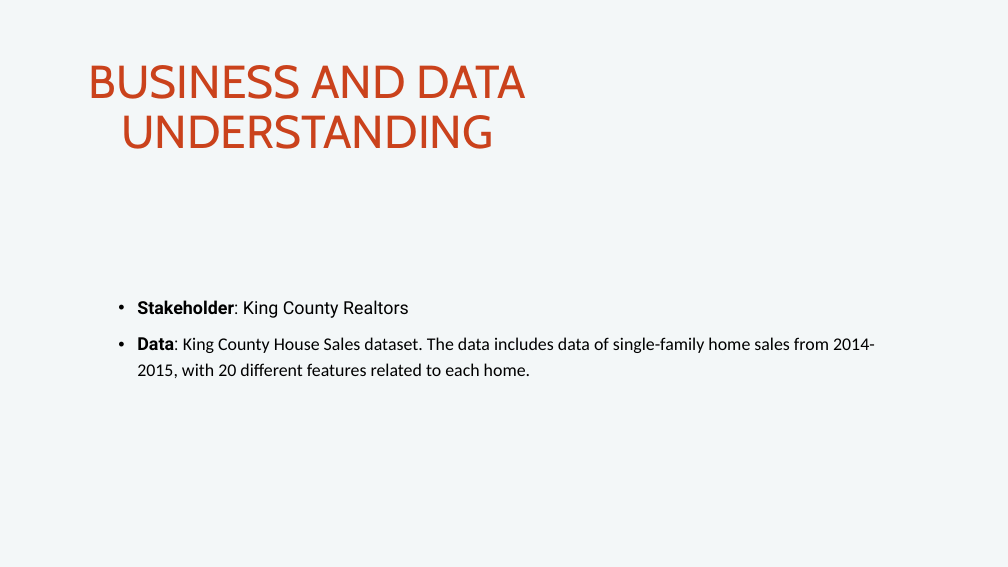
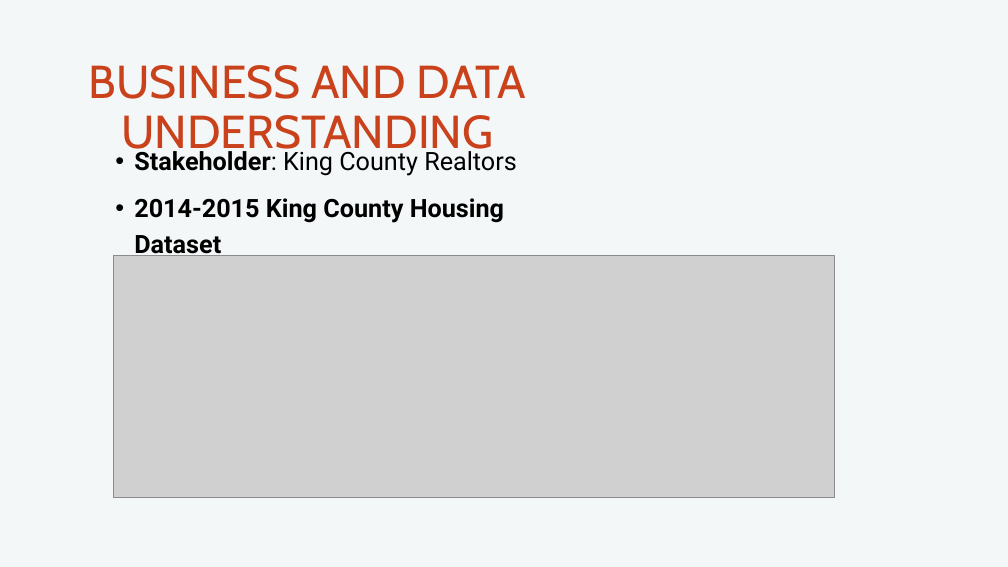
Before and after one commit to MHolthouser1024/Phase-2-housing-project, a slide deck: slide 4 of Presentation.pptx. Drawn at 1008x567 pixels with LibreOffice and Linux fonts; fonts in the diff are those of the drawing; grey boxes stand for pictures. Boxes give left, top, right and bottom in pixels: in the first picture for what was removed or moved away, otherwise in the second. Text is boxed around its words. In the diff, an @@ line names an element or a change of style, - is before the commit and + after.

```diff
--- a/Presentation.pptx
+++ b/Presentation.pptx
@@ text "Stakeholder: King County Realtors": place and size @@
-text "Stakeholder: King County Realtors" at <box>137,300,875,378</box>
+text "Stakeholder: King County Realtors" at <box>134,147,517,256</box>
@@ text at <box>134,147,517,176</box>: size 17 to 24 pt in "Stakeholder: King County Realtors" @@
@@ text at <box>134,198,504,256</box>: text changed; size 17 to 24 pt; font Calibri to Roboto; bold on @@
-• Data: King County House Sales dataset. The data includes data of single-family home sales from 2014-2015, with 20 different features related to each home.
+• 2014-2015 King County Housing Dataset
@@ picture added at <box>114,256,835,497</box> @@
```
Also in this commit, not shown: 3 other slides changed, 4 slides added, 6 slides removed.
